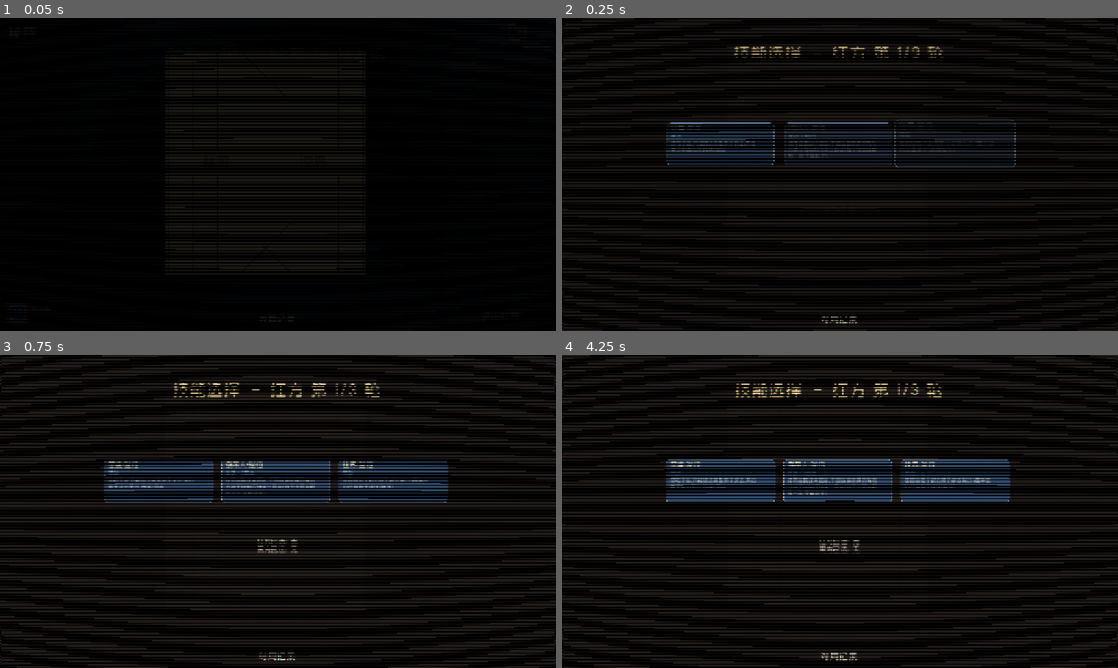
Above: before the commit, frames 1-4 (two rows, left to right).
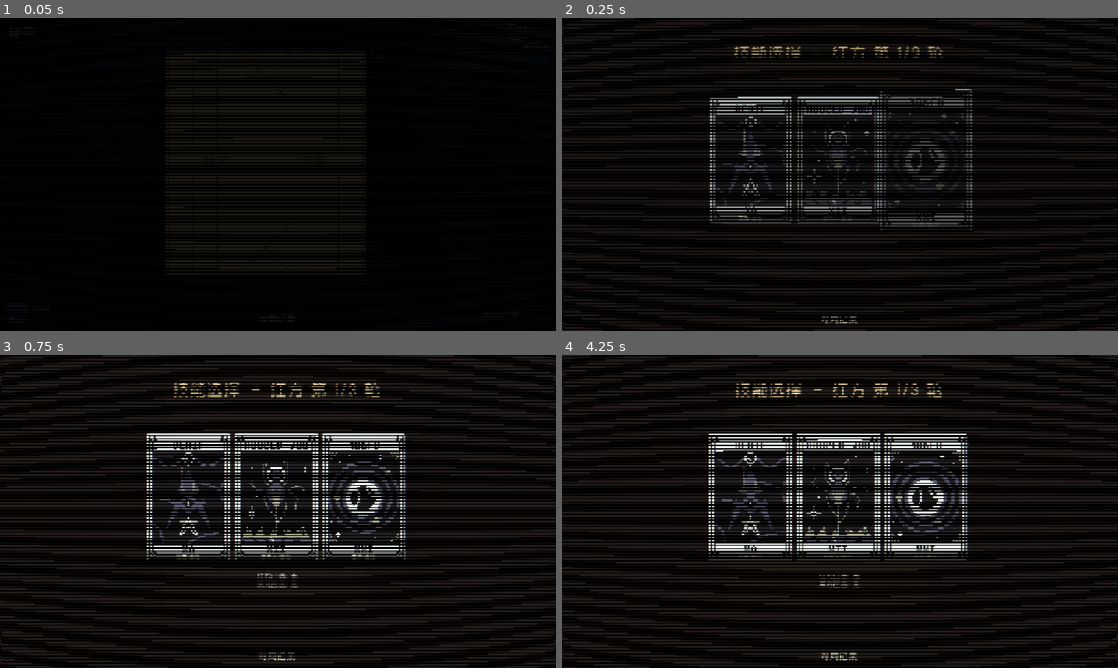
Above: after the commit, the same moments.

Repository: Lurongshika/ChessGame
Game: Godot game, scene res://scenes/game.tscn
The game is run twice, just before and just after one commit, with the same random seed, the same clock (stepped at 60 frames per second) and the same inputs. This scene is started directly instead of the project's main scene.
Inputs:
- Up to frame 1 (0.05 s): no input
- Up to frame 2 (0.25 s): no input
- Up to frame 3 (0.75 s): click "对局记录" at 0.5 s
- Up to frame 4 (4.25 s): click "—" at 1.25 s; click "—" at 2 s; click "对局记录" at 2.75 s; click "—" at 3.5 s

Frame 1 is identical in both runs. In frame 2, 5.8% of the frame differs, in the area x 18-82%, y 22-68%; in frame 3, 7.8%; in frame 4, 8.3%, in the area x 18-81%, y 25-75%.

Commit message:
feat: 技能卡与图鉴改为塔罗牌牌面(正位/逆位),鼠标悬浮右下方显示技能信息
- 新增 scripts/tarot.gd:44 个技能 id 与 22 张塔罗牌的映射,正位=8X素材,逆位=垂直翻转
- 新增 scripts/tarot_tooltip.gd:共享悬浮提示,显示在鼠标右下方,可跟随鼠标/自动越界翻转
- 重写 scripts/perk_card.gd:技能卡渲染为塔罗牌面(牌图+中文名),悬停显示信息,选中金色高亮
- 改造 scripts/game.gd:对局双人/四人技能面板、三选一/八选三选卡界面换为塔罗牌
- 改造 scripts/manual.gd:技能图鉴左侧改为 4 列塔罗牌网格,中间选中大牌+描述
- 新增 tests/test_tarot.gd:44 技能牌面资源/正逆位/编号/尺寸/控件验证

Diff:
--- a/scripts/game.gd
+++ b/scripts/game.gd
@@ -9,6 +9,8 @@
 const Profile := preload("res://scripts/profile_util.gd")
 const BgLayer := preload("res://scripts/bg_layer.gd")
 const ChatPanel := preload("res://scripts/chat_panel.gd")
+const TarotTooltip := preload("res://scripts/tarot_tooltip.gd")
+const Tarot := preload("res://scripts/tarot.gd")
 
 const CELL := 56
 # 棋盘在 1280×720 窗口中直接居中:中心 x=(1280-504)/2=388,中心 y=(720-560)/2=80
@@ -194,6 +196,7 @@
 var four_result_root: Control  # 四人:结算遮罩(返回大厅)
 var net_wait_label: Label
 var chat: Panel  # 对局聊天栏
+var _tip: Control  # 塔罗牌技能信息悬浮提示(共享)
 var record_panel: Panel  # 对局记录中心悬浮窗
 var record_btn: Button  # 屏幕下方对局记录按钮
 var record_box: VBoxContainer
@@ -333,6 +336,11 @@
 
 	ui = CanvasLayer.new()
 	add_child(ui)
+
+	# 塔罗牌技能信息悬浮提示(共享,挂在最上层 UI)
+	_tip = TarotTooltip.new()
+	_tip.setup(_font())
+	ui.add_child(_tip)
 
 	status_label = _make_label("", 24, Color(1, 0.95, 0.85))
 	status_label.position = Vector2(0, 10)
@@ -641,8 +649,8 @@
 			if not prog.is_empty():
 				tip += "  [%s]" % prog
 			var card := PerkCard.new()
-			card.setup(id, side, info["name"], tip, info["desc"], _font(), true, 200.0)
-			# 四人:技能卡背景用该方玩家颜色
+			card.setup(id, side, info["name"], tip, info["desc"], _font(), true, 200.0, _tip)
+			# 四人:技能卡边框用该方玩家颜色
 			card.bg_tint = _side_color(side)
 			card._refresh_style(true, 200.0)
 			card.clicked.connect(_on_perk_clicked4)
@@ -3080,11 +3088,10 @@
 			var info: Dictionary = perks_data[id]
 			var card := PerkCard.new()
 			var is_sel: bool = id in picked
-			card.setup(id, cur_side, info["name"], info.get("tip", ""), info["desc"], _font(), true, 230.0)
-			card.position = Vector2(160 + (i % 4) * 245, 140 + (i / 4) * 210)
-			card.size = Vector2(230, 120)
-			card.selected = is_sel
-			card._refresh_style(true, 230.0)
+			card.setup(id, cur_side, info["name"], info.get("tip", ""), info["desc"], _font(), true, 160.0, _tip)
+			card.position = Vector2(288 + (i % 4) * 176, 150 + (i / 4) * 262)
+			card.size = Tarot.card_size(160.0)
+			card.set_selected(is_sel)
 			card.clicked.connect(func(pid: String, _s: int):
 				if pid in _draft_selected4:
 					_draft_selected4.erase(pid)
@@ -3097,11 +3104,11 @@
 			)
 			draft_root.add_child(card)
 		# 确认按钮
-		var confirm := _make_button("确认选择", Vector2(1280 / 2 - 120, 140 + 2 * 210 + 20), Vector2(240, 52))
+		var confirm := _make_button("确认选择", Vector2(1280 / 2 - 120, 150 + 2 * 262 + 20), Vector2(240, 40))
 		confirm.pressed.connect(_confirm_draft4)
 		draft_root.add_child(confirm)
 		var hint := _make_label("点击技能卡选中/取消,选满 3 个后点确认", 16, Color(0.85, 0.82, 0.75))
-		hint.position = Vector2(0, 140 + 2 * 210 + 80)
+		hint.position = Vector2(0, 108)
 		hint.size = Vector2(1280, 24)
 		hint.horizontal_alignment = HORIZONTAL_ALIGNMENT_CENTER
 		draft_root.add_child(hint)
@@ -3116,14 +3123,14 @@
 	title.horizontal_alignment = HORIZONTAL_ALIGNMENT_CENTER
 	draft_root.add_child(title)
 
-	# 双人:3 张选项卡
+	# 双人:3 张塔罗牌选项卡
 	for i in cur_opts.size():
 		var id: String = cur_opts[i]
 		var info: Dictionary = perks_data[id]
 		var card := PerkCard.new()
-		card.setup(id, cur_side, info["name"], info.get("tip", ""), info["desc"], _font(), true, 250.0)
-		card.position = Vector2(240 + i * 270, 240)
-		card.size = Vector2(250, 100)
+		card.setup(id, cur_side, info["name"], info.get("tip", ""), info["desc"], _font(), true, 190.0, _tip)
+		card.position = Vector2(339 + i * 202, 180)
+		card.size = Tarot.card_size(190.0)
 		card.clicked.connect(func(pid: String, _s: int):
 			if four_mode:
 				_select_draft_option4(pid)
@@ -3141,7 +3148,7 @@
 		info_label = _make_label("\n".join(texts4), 14, Color(0.85, 0.82, 0.75))
 	else:
 		info_label = _make_label("红方已选: " + _selected_names(R.Side.RED) + "\n黑方已选: " + _selected_names(R.Side.BLACK), 15, Color(0.85, 0.82, 0.75))
-	info_label.position = Vector2(0, 420)
+	info_label.position = Vector2(0, 500)
 	info_label.size = Vector2(1280, 60)
 	info_label.horizontal_alignment = HORIZONTAL_ALIGNMENT_CENTER
 	draft_root.add_child(info_label)
@@ -4327,7 +4334,7 @@
 		if not prog.is_empty():
 			tip += "  [%s]" % prog
 		var card := PerkCard.new()
-		card.setup(id, side_id, info["name"], tip, info["desc"], _font(), is_self, 210.0)
+		card.setup(id, side_id, info["name"], tip, info["desc"], _font(), is_self, 210.0, _tip)
 		card.clicked.connect(_on_perk_clicked)
 		box.add_child(card)
 
--- a/scripts/manual.gd
+++ b/scripts/manual.gd
@@ -3,6 +3,9 @@
 extends Control
 
 const Perks := preload("res://scripts/perks.gd")
+const Tarot := preload("res://scripts/tarot.gd")
+const TarotTooltip := preload("res://scripts/tarot_tooltip.gd")
+const TarotCard := preload("res://scripts/perk_card.gd")
 
 const BOARD_STANDARD := [
 	"RHEAKAEHR",
@@ -1531,6 +1534,8 @@
 var info_title: Label
 var info_tip: Label
 var info_desc: Label
+var _tip: Control            # 塔罗牌技能信息悬浮提示(共享)
+var _info_card: TextureRect  # 中间:选中技能的大牌面
 
 
 func _font() -> Font:
@@ -1555,47 +1560,62 @@
 	back.pressed.connect(func(): Global.change_scene_with_fade("res://scenes/main.tscn"))
 	add_child(back)
 
-	# 左侧技能列表
+	# 左侧:44 张塔罗牌列表(4 列,可滚动)
 	var list_bg := ColorRect.new()
 	list_bg.color = Color(0.12, 0.11, 0.1)
 	list_bg.position = Vector2(20, 80)
-	list_bg.size = Vector2(260, 600)
+	list_bg.size = Vector2(460, 600)
 	add_child(list_bg)
 	var scroll := ScrollContainer.new()
 	scroll.position = Vector2(20, 80)
-	scroll.size = Vector2(260, 600)
+	scroll.size = Vector2(460, 600)
 	add_child(scroll)
 	list_box = VBoxContainer.new()
-	list_box.custom_minimum_size = Vector2(240, 0)
+	list_box.size_flags_horizontal = Control.SIZE_EXPAND_FILL
 	scroll.add_child(list_box)
 	_build_list()
 
-	# 中间:技能描述
+	# 中间:技能信息(大牌面 + 描述)
 	var info_bg := ColorRect.new()
 	info_bg.color = Color(0.13, 0.12, 0.11)
-	info_bg.position = Vector2(300, 80)
+	info_bg.position = Vector2(500, 80)
 	info_bg.size = Vector2(540, 560)
 	add_child(info_bg)
 
-	info_title = _make_label("请选择左侧技能", 30, Color(0.95, 0.85, 0.6))
-	info_title.position = Vector2(320, 110)
-	info_title.size = Vector2(500, 44)
+	# 选中技能的大牌面(正位/逆位)
+	_info_card = TextureRect.new()
+	_info_card.position = Vector2(520, 100)
+	_info_card.size = Tarot.card_size(200.0)
+	_info_card.stretch_mode = TextureRect.STRETCH_KEEP_ASPECT_CENTERED
+	_info_card.expand_mode = TextureRect.EXPAND_IGNORE_SIZE
+	_info_card.mouse_filter = Control.MOUSE_FILTER_IGNORE
+	add_child(_info_card)
+
+	info_title = _make_label("请选择左侧技能", 26, Color(0.95, 0.85, 0.6))
+	info_title.position = Vector2(750, 110)
+	info_title.size = Vector2(270, 40)
+	info_title.autowrap_mode = TextServer.AUTOWRAP_WORD_SMART
 	add_child(info_title)
 
-	info_tip = _make_label("", 16, Color(0.85, 0.75, 0.5))
-	info_tip.position = Vector2(320, 165)
-	info_tip.size = Vector2(500, 30)
+	info_tip = _make_label("", 15, Color(0.85, 0.75, 0.5))
+	info_tip.position = Vector2(750, 158)
+	info_tip.size = Vector2(270, 26)
 	add_child(info_tip)
 
-	info_desc = _make_label("", 16, Color(0.9, 0.88, 0.82))
-	info_desc.position = Vector2(320, 210)
-	info_desc.size = Vector2(500, 160)
+	info_desc = _make_label("", 15, Color(0.9, 0.88, 0.82))
+	info_desc.position = Vector2(750, 196)
+	info_desc.size = Vector2(270, 200)
 	add_child(info_desc)
 
 	# 最右侧:进入模拟对局(始终显示)
-	var right_btn := _make_button("进入模拟对局", Vector2(1040, 320), Vector2(200, 56))
+	var right_btn := _make_button("进入模拟对局", Vector2(1060, 320), Vector2(180, 56))
 	right_btn.pressed.connect(_start_demo)
 	add_child(right_btn)
+
+	# 塔罗牌技能信息悬浮提示(共享,顶层)
+	_tip = TarotTooltip.new()
+	_tip.setup(_font())
+	add_child(_tip)
 
 	# 默认选中第一个技能(愚者)
 	if not Perks.PERKS_NORMAL.is_empty():
@@ -1605,58 +1625,40 @@
 
 func _build_list() -> void:
 	var perks := Perks.load_perks("all")
-	# 正位在前,逆位在后;文字向右移半个字号(约 8px)
-	for row in Perks.PERKS_NORMAL:
+	# 正位在前,逆位在后;牌面按 4 列网格排列
+	var grid := GridContainer.new()
+	grid.columns = 4
+	grid.add_theme_constant_override("h_separation", 12)
+	grid.add_theme_constant_override("v_separation", 12)
+	grid.custom_minimum_size = Vector2(432, 0)
+	grid.size_flags_horizontal = Control.SIZE_EXPAND_FILL
+	list_box.add_child(grid)
+	for row in Perks.PERKS_NORMAL + Perks.PERKS_ADVANCED:
 		var id: String = row["id"]
-		var b := _make_button(perks[id]["name"], Vector2(0, 0), Vector2(240, 40))
-		b.custom_minimum_size = Vector2(240, 40)
-		b.alignment = HORIZONTAL_ALIGNMENT_LEFT
-		b.pressed.connect(func(sid: String = id): _select_skill(sid))
-		b.set_meta("skill_id", id)
-		list_box.add_child(b)
-	for row in Perks.PERKS_ADVANCED:
-		var id2: String = row["id"]
-		var b2 := _make_button(perks[id2]["name"], Vector2(0, 0), Vector2(240, 40))
-		b2.custom_minimum_size = Vector2(240, 40)
-		b2.alignment = HORIZONTAL_ALIGNMENT_LEFT
-		b2.pressed.connect(func(sid: String = id2): _select_skill(sid))
-		b2.set_meta("skill_id", id2)
-		list_box.add_child(b2)
-
-
-# 高亮选中的技能按钮(清除其他高亮,恢复透明)
+		var info: Dictionary = perks[id]
+		var card := TarotCard.new()
+		card.setup(id, 0, info["name"], info.get("tip", ""), _full_desc(id), _font(), true, 100.0, _tip)
+		card.set_meta("skill_id", id)
+		card.clicked.connect(func(sid: String = id): _select_skill(sid))
+		grid.add_child(card)
+
+
+# 高亮选中的技能卡(清除其他高亮,选中金色边框)
 func _highlight_skill(id: String) -> void:
 	if list_box == null:
 		return
 	for child in list_box.get_children():
-		if not child is Button:
+		if not child is GridContainer:
 			continue
-		var b: Button = child
-		var selected: bool = str(b.get_meta("skill_id", "")) == id
-		var sb := StyleBoxFlat.new()
-		if selected:
-			sb.bg_color = Color(0.18, 0.22, 0.3)
-			sb.border_color = Color(0.95, 0.8, 0.2)
-			sb.set_border_width_all(2)
-		else:
-			sb.bg_color = Color(0, 0, 0, 0)
-			sb.border_color = Color(0, 0, 0, 0)
-			sb.set_border_width_all(0)
-		sb.set_corner_radius_all(4)
-		b.add_theme_stylebox_override("normal", sb)
-		b.add_theme_stylebox_override("hover", sb)
-		b.add_theme_stylebox_override("pressed", sb)
-
-
-# 点击技能:显示技能描述(不立即进对局)
-func _select_skill(id: String) -> void:
-	_highlight_skill(id)
-	current_id = id
+		for c in child.get_children():
+			if c.has_method("set_selected"):
+				c.set_selected(str(c.get_meta("skill_id", "")) == id)
+
+
+# 技能描述 + 策略建议(图鉴信息面板与悬浮提示共用)
+func _full_desc(id: String) -> String:
 	var perks := Perks.load_perks("all")
-	var pk: Dictionary = perks.get(id, {})
-	info_title.text = pk.get("name", id)
-	info_tip.text = pk.get("tip", "")
-	var desc: String = pk.get("desc", "")
+	var desc: String = perks.get(id, {}).get("desc", "")
 	# 策略建议:优先用 STRATEGY 表,否则从演示文案提取"策略:"部分
 	var strat: String = STRATEGY.get(id, "")
 	if strat.is_empty():
@@ -1667,7 +1669,21 @@
 				strat = t.split("策略:", 1)[1].split("\n")[0].strip_edges()
 	if not strat.is_empty():
 		desc += "\n\n策略建议:\n" + strat
-	info_desc.text = desc
+	return desc
+
+
+# 点击技能:显示技能描述与牌面(不立即进对局)
+func _select_skill(id: String) -> void:
+	_highlight_skill(id)
+	current_id = id
+	var perks := Perks.load_perks("all")
+	var pk: Dictionary = perks.get(id, {})
+	info_title.text = pk.get("name", id)
+	info_tip.text = pk.get("tip", "")
+	info_desc.text = _full_desc(id)
+	# 中间大牌面:正位/逆位
+	_info_card.texture = Tarot.texture(id)
+	_info_card.flip_v = Tarot.is_reversed(id)
 
 
 # 最右侧按钮:进入模拟对局(玩家拥有当前技能 vs 无技能机器人)
--- a/scripts/perk_card.gd
+++ b/scripts/perk_card.gd
@@ -1,61 +1,78 @@
-# 技能卡:圆角矩形卡片,名字/tip/描述三部分,可点击(主动技能触发)
+# 技能卡:塔罗牌样式(正位/逆位牌面),可点击(主动技能触发)
+# 鼠标悬浮时在鼠标右下方显示技能信息 tooltip
+# 牌面:assets/Tarot_Original/8X/{编号}_{英文名}.png,逆位 = 同一张图垂直翻转
 extends Panel
 
 signal clicked(perk_id: String, side: int)
 
+const Tarot := preload("res://scripts/tarot.gd")
+
 var perk_id := ""
 var _side := -1
 var selected := false
-var bg_tint := Color(-1, -1, -1)  # 自定义背景色(-1 表示用默认)
+var bg_tint := Color(-1, -1, -1)  # 自定义边框色(四人模式玩家色,-1 表示用默认)
+var _tooltip: Control              # 共享悬浮提示(可空)
+var _title := ""
+var _tip_text := ""
+var _desc := ""
+var _font: Font
 
 
-func setup(id: String, side_id: int, title: String, tip: String, desc: String, font: Font, is_self: bool, card_w: float) -> void:
+func setup(id: String, side_id: int, title: String, tip: String, desc: String, font: Font, is_self: bool, card_w: float, tooltip: Control = null) -> void:
 	perk_id = id
 	_side = side_id
-	_refresh_style(is_self, card_w)
-	# 描述每 18 字换行,卡片高度自适应
-	var wrapped_desc := ""
-	var ch_count := 0
-	for ch in desc:
-		wrapped_desc += ch
-		ch_count += 1
-		if ch_count >= 18:
-			wrapped_desc += "\n"
-			ch_count = 0
-	var desc_lines := maxi(1, ceili(desc.length() / 18.0))
-	var card_h := 41 + desc_lines * 15 + 6
-	custom_minimum_size = Vector2(card_w, card_h)
+	_title = title
+	_tip_text = tip
+	_desc = desc
+	_font = font
+	_tooltip = tooltip
+
+	# 默认按牌面比例;调用方可再设置 size(牌图保持比例居中,不变形)
+	custom_minimum_size = Tarot.card_size(card_w)
 
 	mouse_filter = Control.MOUSE_FILTER_STOP
+	mouse_entered.connect(_on_hover_enter)
+	mouse_exited.connect(_on_hover_exit)
+
+	# 牌面(铺满矩形,按比例居中)
+	var tex := TextureRect.new()
+	tex.set_anchors_and_offsets_preset(Control.PRESET_FULL_RECT)
+	tex.stretch_mode = TextureRect.STRETCH_KEEP_ASPECT_CENTERED
+	tex.expand_mode = TextureRect.EXPAND_IGNORE_SIZE
+	tex.mouse_filter = Control.MOUSE_FILTER_IGNORE
+	tex.texture = Tarot.texture(id)
+	tex.flip_v = Tarot.is_reversed(id)
+	add_child(tex)
+
+	# 牌面底部:中文技能名(半透明黑条)
+	var n := Label.new()
+	n.text = title
+	n.add_theme_font_override("font", font)
+	n.add_theme_font_size_override("font_size", 12)
+	n.add_theme_color_override("font_color", Color(1, 0.95, 0.82))
+	n.horizontal_alignment = HORIZONTAL_ALIGNMENT_CENTER
+	n.vertical_alignment = VERTICAL_ALIGNMENT_CENTER
+	n.position = Vector2(0, -18)
+	n.size = Vector2(size.x, 18)
+	n.set_anchors_and_offsets_preset(Control.PRESET_BOTTOM_WIDE, Control.PRESET_MODE_KEEP_SIZE)
+	n.mouse_filter = Control.MOUSE_FILTER_IGNORE
+	var nb := StyleBoxFlat.new()
+	nb.bg_color = Color(0, 0, 0, 0.55)
+	n.add_theme_stylebox_override("normal", nb)
+	add_child(n)
+
 	_refresh_style(is_self, card_w)
 
-	var t := Label.new()
-	t.text = title
-	t.add_theme_font_override("font", font)
-	t.add_theme_font_size_override("font_size", 15)
-	t.add_theme_color_override("font_color", Color(1, 0.93, 0.75))
-	t.position = Vector2(10, 4)
-	t.size = Vector2(card_w - 20, 20)
-	add_child(t)
 
-	var tp := Label.new()
-	tp.text = tip
-	tp.add_theme_font_override("font", font)
-	tp.add_theme_font_size_override("font_size", 11)
-	tp.add_theme_color_override("font_color", Color(0.62, 0.82, 1.0) if is_self else Color(1.0, 0.7, 0.6))
-	tp.position = Vector2(10, 24)
-	tp.size = Vector2(card_w - 20, 15)
-	add_child(tp)
+# 鼠标悬浮:在共享 tooltip 显示技能信息
+func _on_hover_enter() -> void:
+	if _tooltip != null and _tooltip.has_method("show_for"):
+		_tooltip.show_for(perk_id, _title, _tip_text, _desc)
 
-	var d := Label.new()
-	d.text = wrapped_desc
-	d.add_theme_font_override("font", font)
-	d.add_theme_font_size_override("font_size", 11)
-	d.add_theme_color_override("font_color", Color(0.85, 0.82, 0.78))
-	d.position = Vector2(10, 41)
-	d.size = Vector2(card_w - 20, desc_lines * 15)
-	d.autowrap_mode = TextServer.AUTOWRAP_OFF
-	add_child(d)
+
+func _on_hover_exit() -> void:
+	if _tooltip != null and _tooltip.has_method("hide_tip"):
+		_tooltip.hide_tip()
 
 
 func _gui_input(event: InputEvent) -> void:
@@ -79,25 +96,29 @@
 		node = node.get_parent()
 
 
-func _refresh_style(is_self: bool, card_w: float) -> void:
-	# 圆角矩形样式(己方偏蓝,敌方偏红;选中金色高亮)
+# 选中态(图鉴/选卡界面用)
+func set_selected(v: bool) -> void:
+	selected = v
+	_refresh_style(true, 0.0)
+
+
+# 边框样式:选中金色;bg_tint 玩家色;默认深色底 + 细边框
+func _refresh_style(is_self: bool, card_w: float = 0.0) -> void:
 	var bg := StyleBoxFlat.new()
+	bg.bg_color = Color(0.08, 0.09, 0.13, 0.95)
 	if selected:
-		bg.bg_color = Color(0.35, 0.28, 0.12, 0.97)
+		bg.bg_color = Color(0.12, 0.1, 0.06, 0.97)
 		bg.border_color = Color(1.0, 0.85, 0.3)
 		bg.set_border_width_all(3)
+	elif bg_tint.r >= 0.0:
+		bg.border_color = bg_tint
+		bg.set_border_width_all(2)
+	elif is_self:
+		bg.border_color = Color(0.55, 0.68, 0.85)
+		bg.set_border_width_all(1)
 	else:
-		if bg_tint.r >= 0.0:
-			# 自定义背景色(四人模式玩家色)
-			bg.bg_color = Color(bg_tint.r * 0.55 + 0.15, bg_tint.g * 0.55 + 0.12, bg_tint.b * 0.55 + 0.12, 0.95)
-			bg.border_color = bg_tint
-		elif is_self:
-			bg.bg_color = Color(0.18, 0.28, 0.4, 0.95)
-			bg.border_color = Color(0.55, 0.68, 0.85)
-		else:
-			bg.bg_color = Color(0.38, 0.24, 0.2, 0.92)
-			bg.border_color = Color(0.85, 0.55, 0.45)
+		bg.border_color = Color(0.85, 0.55, 0.45)
 		bg.set_border_width_all(1)
-	bg.set_corner_radius_all(8)
+	bg.set_corner_radius_all(6)
 	add_theme_stylebox_override("panel", bg)
 	queue_redraw()
--- /dev/null
+++ b/scripts/tarot.gd
@@ -0,0 +1,56 @@
+# 塔罗牌素材映射:perk_id(技能 id)→ 塔罗大阿卡那牌面
+# 正位 = assets/Tarot_Original/8X 下的正位图;逆位 = 同一张图垂直翻转(flip_v)
+# 牌面编号 0-21 与 22 张正位技能一一对应(与 PERKS_NORMAL 顺序一致)
+extends RefCounted
+
+# 0-21 号牌英文名(文件名用,含空格)
+const CARD_NAMES := [
+	"The Fool", "The Magician", "The High Priestess", "The Empress", "The Emperor",
+	"The Heirophant", "The Lovers", "The Chariot", "Strength", "The Hermit",
+	"Wheel of Fortune", "Justice", "The Hanged Man", "Death", "Temperance",
+	"The Devil", "The Tower", "The Star", "The Moon", "The Sun",
+	"Judgement", "The World",
+]
+
+# 正位技能 id → 塔罗编号(0-21);逆位 = 正位 id + "2"(如 yuzhe2)
+const CARD_BY_ID := {
+	"yuzhe": 0, "moshushi": 1, "nvjisi": 2, "huanghou": 3, "huangdi": 4,
+	"jiaohuang": 5, "lianren": 6, "zhanche": 7, "liliang": 8, "yinzhe": 9,
+	"mingyun": 10, "zhengyi": 11, "diaodiao": 12, "siwang": 13, "jiezhi": 14,
+	"emo": 15, "ta": 16, "xingxing": 17, "yueliang": 18, "taiyang": 19,
+	"shenpan": 20, "shijie": 21,
+}
+
+const IMG_W := 408.0
+const IMG_H := 632.0
+const DIR := "res://assets/Tarot_Original/8X"
+
+# 逆位判定:正位 id + "2" 结尾(排除内部标记键如 "_cannon_2")
+static func is_reversed(perk_id: String) -> bool:
+	return perk_id.ends_with("2") and not perk_id.ends_with("_2")
+
+# 去掉逆位后缀得到正位 id
+static func base_id(perk_id: String) -> String:
+	if is_reversed(perk_id):
+		return perk_id.substr(0, perk_id.length() - 1)
+	return perk_id
+
+# 塔罗编号(0-21),未知返回 -1
+static func card_index(perk_id: String) -> int:
+	return CARD_BY_ID.get(base_id(perk_id), -1)
+
+static func texture_path(perk_id: String) -> String:
+	var idx := card_index(perk_id)
+	if idx < 0:
+		return ""
+	return "%s/%d_%s.png" % [DIR, idx, CARD_NAMES[idx]]
+
+static func texture(perk_id: String) -> Texture2D:
+	var p := texture_path(perk_id)
+	if p.is_empty() or not ResourceLoader.exists(p):
+		return null
+	return load(p)
+
+# 按牌面宽高比换算:给定宽度返回标准尺寸
+static func card_size(w: float) -> Vector2:
+	return Vector2(w, w * IMG_H / IMG_W)
--- /dev/null
+++ b/scripts/tarot_tooltip.gd
@@ -0,0 +1,104 @@
+# 塔罗牌技能信息悬浮提示:鼠标悬浮技能卡时,在鼠标右下方显示该牌信息
+# 内容:牌面小图 + 技能名 / 类型提示 / 描述
+# 用法:场景创建后调用 setup(font),卡悬停时调用 show_for(...),移出时调用 hide_tip()
+# 可见时跟随鼠标,自动在屏幕右/下边缘翻转方向
+extends Panel
+
+const Tarot := preload("res://scripts/tarot.gd")
+
+const W := 360.0
+const PAD := 10.0
+const THUMB := 62.0
+const FONT_SIZE := 12
+
+var _perk_id := ""
+var _font: Font
+var pinned := false  # true 时不跟随鼠标(调试/固定展示用)
+
+
+func setup(font: Font) -> void:
+	_font = font
+	var bg := StyleBoxFlat.new()
+	bg.bg_color = Color(0.05, 0.06, 0.1, 0.97)
+	bg.border_color = Color(0.7, 0.6, 0.4)
+	bg.set_border_width_all(2)
+	bg.set_corner_radius_all(8)
+	add_theme_stylebox_override("panel", bg)
+	mouse_filter = Control.MOUSE_FILTER_IGNORE
+	z_index = 100
+	visible = false
+
+
+# 显示技能信息(perks_data 中取 name/tip/desc)
+func show_for(perk_id: String, name: String, tip: String, desc: String) -> void:
+	hide_tip()
+	_perk_id = perk_id
+
+	# 左侧牌面小图(逆位翻转)
+	var tex := TextureRect.new()
+	tex.position = Vector2(PAD, PAD)
+	tex.size = Tarot.card_size(THUMB)
+	tex.stretch_mode = TextureRect.STRETCH_KEEP_ASPECT_CENTERED
+	tex.expand_mode = TextureRect.EXPAND_IGNORE_SIZE
+	tex.mouse_filter = Control.MOUSE_FILTER_IGNORE
+	tex.texture = Tarot.texture(perk_id)
+	tex.flip_v = Tarot.is_reversed(perk_id)
+	add_child(tex)
+
+	var tx := PAD + THUMB + 10.0
+	var tw := W - PAD - tx
+
+	var t := _label(name, 16, Color(1, 0.92, 0.72))
+	t.position = Vector2(tx, 8)
+	t.size = Vector2(tw, 24)
+	add_child(t)
+
+	var tp := _label(tip, 11, Color(0.68, 0.85, 1.0))
+	tp.position = Vector2(tx, 34)
+	tp.size = Vector2(tw, 18)
+	add_child(tp)
+
+	var d := _label(desc, 11, Color(0.9, 0.88, 0.82))
+	d.position = Vector2(tx, 56)
+	d.size = Vector2(tw, 130)
+	d.autowrap_mode = TextServer.AUTOWRAP_ARBITRARY
+	d.vertical_alignment = VERTICAL_ALIGNMENT_TOP
+	add_child(d)
+
+	# 面板高度:牌面小图高度与文字区取大者
+	size = Vector2(W, maxf(Tarot.card_size(THUMB).y + PAD * 2, 56 + 130 + PAD))
+	visible = true
+	queue_redraw()
+
+
+func hide_tip() -> void:
+	_perk_id = ""
+	visible = false
+	# 子节点均为纯展示控件(无信号连接),立即释放保证确定性
+	for c in get_children():
+		c.free()
+
+
+func _process(_delta: float) -> void:
+	if not visible or _perk_id.is_empty() or pinned:
+		return
+	# 跟随鼠标,默认显示在鼠标右下方;越界时翻到左侧/上方
+	var m := get_viewport().get_mouse_position()
+	var vp := get_viewport_rect().size
+	var x := m.x + 14.0
+	var y := m.y + 14.0
+	if x + size.x > vp.x:
+		x = m.x - size.x - 14.0
+	if y + size.y > vp.y:
+		y = m.y - size.y - 14.0
+	position = Vector2(maxf(x, 0.0), maxf(y, 0.0))
+
+
+func _label(text: String, size_px: int, color: Color) -> Label:
+	var l := Label.new()
+	l.text = text
+	l.add_theme_font_override("font", _font)
+	l.add_theme_font_size_override("font_size", size_px)
+	l.add_theme_color_override("font_color", color)
+	l.mouse_filter = Control.MOUSE_FILTER_IGNORE
+	return l
--- /dev/null
+++ b/tests/test_tarot.gd
@@ -0,0 +1,68 @@
+# 塔罗牌映射自检:godot --headless --path . --script res://tests/test_tarot.gd
+extends SceneTree
+
+var _failures := 0
+
+
+func _initialize() -> void:
+	_test_all()
+	if _failures == 0:
+		print("== ALL TESTS PASSED ==")
+	else:
+		printerr("== %d TEST(S) FAILED ==" % _failures)
+	quit(0 if _failures == 0 else 1)
+
+
+func _check(cond: bool, name: String) -> void:
+	if cond:
+		print("  ok - ", name)
+	else:
+		_failures += 1
+		printerr("FAIL - ", name)
+
+
+func _test_all() -> void:
+	var Tarot := preload("res://scripts/tarot.gd")
+	var Perks := preload("res://scripts/perks.gd")
+
+	# 44 个技能全部能映射到塔罗牌面且资源存在
+	var ids: Array = []
+	for row in Perks.PERKS_NORMAL:
+		ids.append(row["id"])
+	for row in Perks.PERKS_ADVANCED:
+		ids.append(row["id"])
+	_check(ids.size() == 44, "技能池共 %d 个(正位+逆位)" % ids.size())
+	var missing := 0
+	for id in ids:
+		if Tarot.texture(id) == null:
+			missing += 1
+			printerr("  missing texture: %s -> %s" % [id, Tarot.texture_path(id)])
+	_check(missing == 0, "全部技能牌面资源存在(缺 %d 个)" % missing)
+
+	# 正/逆位判定
+	_check(Tarot.is_reversed("yuzhe2") and not Tarot.is_reversed("yuzhe"), "逆位判定(id+2)")
+	_check(not Tarot.is_reversed("_cannon_2"), "内部标记键不算逆位")
+
+	# 编号映射(22 张正位一一对应)
+	_check(Tarot.card_index("huanghou") == 3 and Tarot.card_index("huanghou2") == 3, "编号映射(皇后=3)")
+	_check(Tarot.card_index("shijie") == 21 and Tarot.card_index("shijie2") == 21, "编号映射(世界=21)")
+	_check(Tarot.card_index("unknown_skill") == -1, "未知 id 返回 -1")
+
+	# 牌面尺寸比例(408×632)
+	var s := Tarot.card_size(200.0)
+	_check(absf(s.x / s.y - 408.0 / 632.0) < 0.001, "尺寸比例 408:632(%d×%d)" % [int(s.x), int(s.y)])
+
+	# 卡片控件构建(悬停提示节点可空)
+	var card := preload("res://scripts/perk_card.gd").new()
+	card.setup("yuzhe2", 0, "愚者·逆位", "主动 · 16回合", "复原所有棋子位置", load("res://fonts/zpix.ttf"), true, 100.0)
+	_check(card.get_child_count() >= 2, "塔罗卡构建成功(牌面+名字)")
+	card.free()
+
+	# 悬浮提示构建
+	var tip := preload("res://scripts/tarot_tooltip.gd").new()
+	tip.setup(load("res://fonts/zpix.ttf"))
+	tip.show_for("huanghou", "皇后", "主动 · 被吃充能1", "所有棋子获得无敌")
+	_check(tip.visible and tip.get_child_count() >= 4, "悬浮提示显示(牌图+3 文本)")
+	tip.hide_tip()
+	_check(not tip.visible and tip.get_child_count() == 0, "悬浮提示隐藏并清理")
+	tip.free()
Not shown, added: assets/592.JPG.import
Not shown, added: assets/Tarot_Original/1X/0_The Fool.png.import
Not shown, added: assets/Tarot_Original/1X/10_Wheel of Fortune.png.import
Not shown, added: assets/Tarot_Original/1X/11_Justice.png.import
Not shown, added: assets/Tarot_Original/1X/12_The Hanged Man.png.import
Not shown, added: assets/Tarot_Original/1X/13_Death.png.import
Not shown, added: assets/Tarot_Original/1X/14_Temperance.png.import
Not shown, added: assets/Tarot_Original/1X/15_The Devil.png.import
Not shown, added: assets/Tarot_Original/1X/16_The Tower.png.import
Not shown, added: assets/Tarot_Original/1X/17_The Star.png.import
Not shown, added: assets/Tarot_Original/1X/18_The Moon.png.import
Not shown, added: assets/Tarot_Original/1X/19_The Sun.png.import
(and 83 more such lines)
